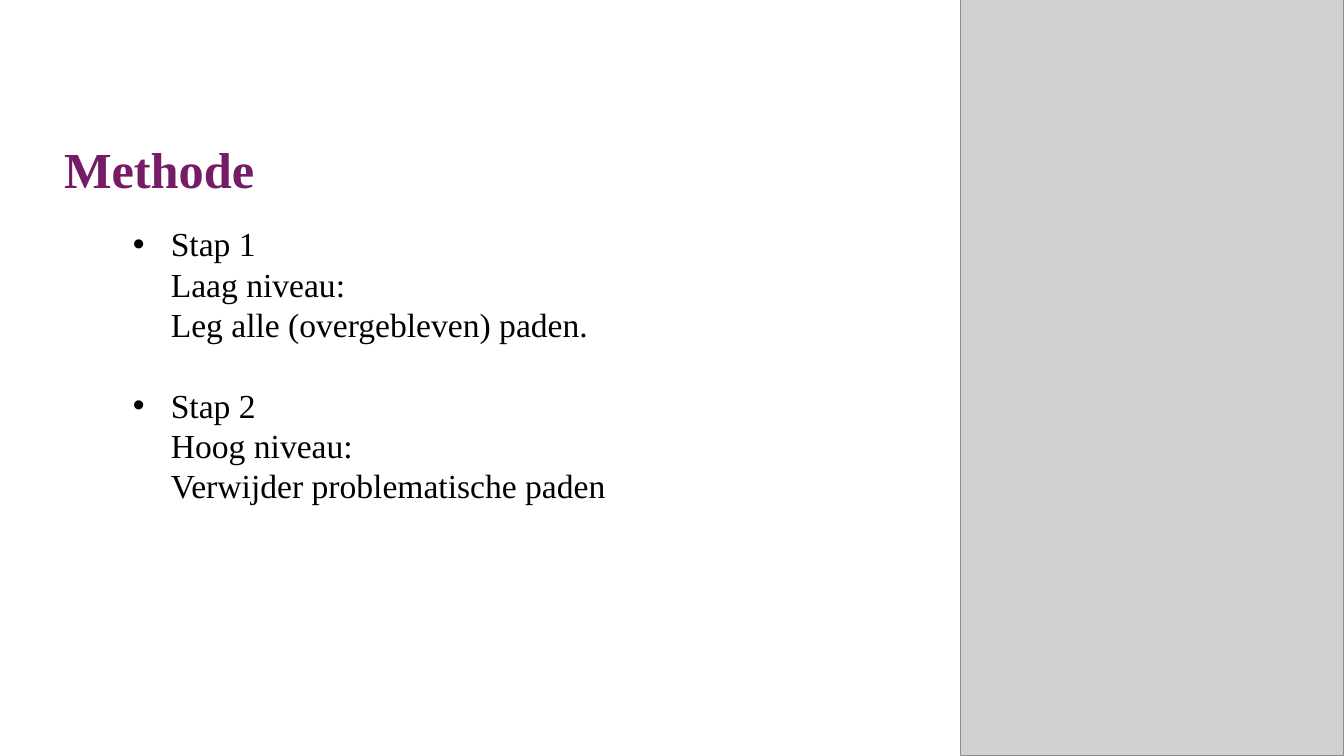
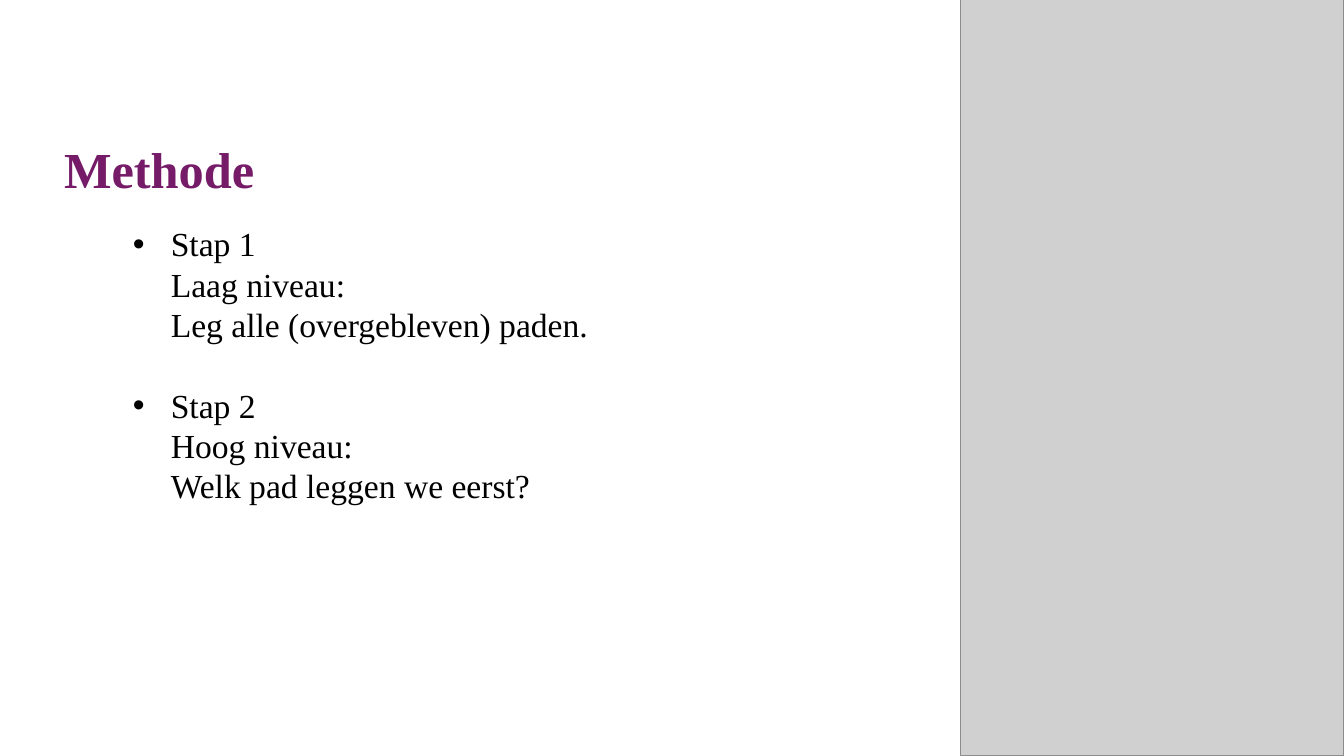
Before and after one commit to lisaeindhoven/chips-and-circuits, a slide deck: slide 17 of docs/Schutte_Eindhoven_vdLaan_C&C.pptx (slide 16 before the commit). Drawn at 1344x756 pixels with LibreOffice and Linux fonts; fonts in the diff are those of the drawing; grey boxes stand for pictures; background and template pictures are left out. Boxes give left, top, right and bottom in pixels: in the first picture for what was removed or moved away, otherwise in the second. Text is boxed around its words. In the diff, an @@ line names an element or a change of style, - is before the commit and + after.

```diff
--- a/docs/Schutte_Eindhoven_vdLaan_C&C.pptx
+++ b/docs/Schutte_Eindhoven_vdLaan_C&C.pptx
@@ text at (x1=171, y1=395, x2=530, y2=505): text changed @@
-    • Stap 2
-      Hoog niveau:
-      Verwijder problematische paden
+    • Stap 2
+      Hoog niveau:
+      Welk pad leggen we eerst?
```
Also in this commit, not shown: 10 other slides changed, 3 slides added.
